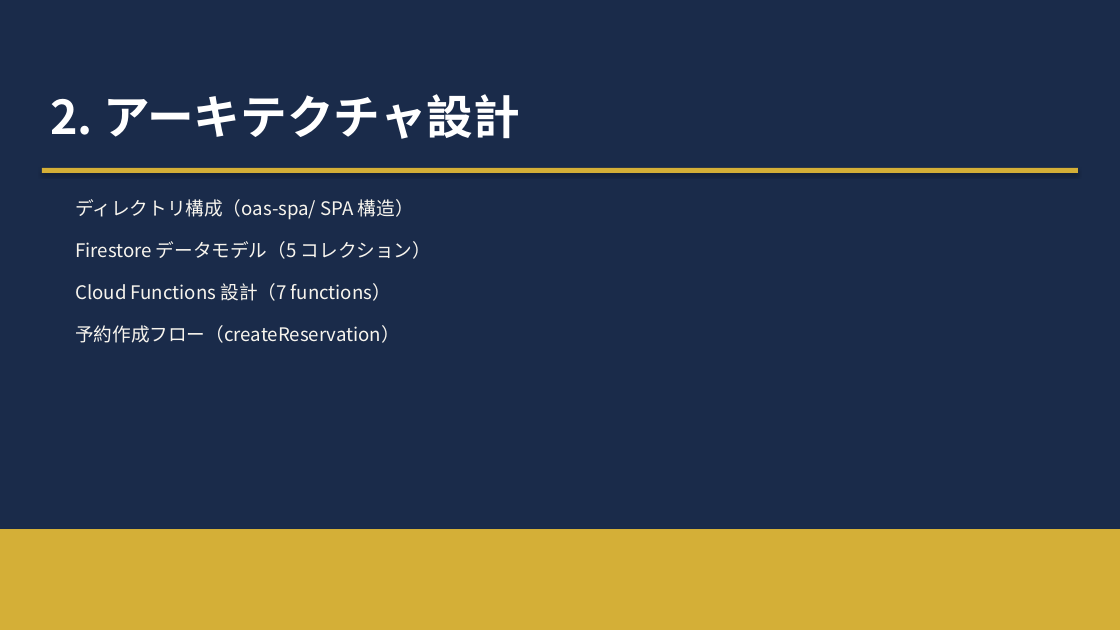
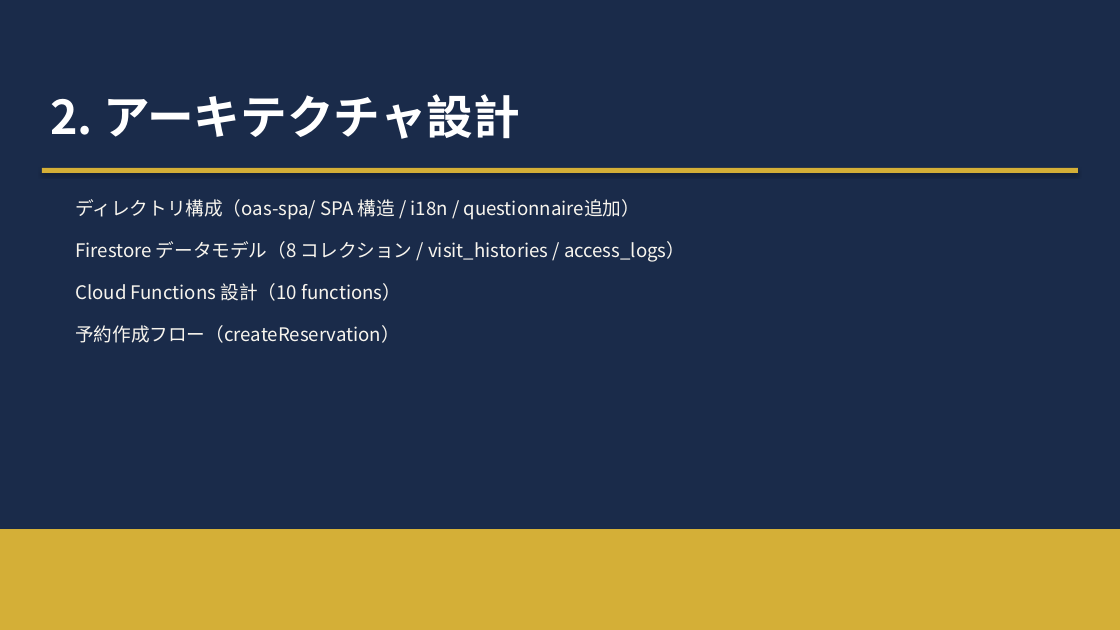
Before and after one commit to Kojinius/fukumoto-reservation, a slide deck: slide 6 of documents/specs/OnlineAppointSystem_詳細設計書.pptx. Drawn at 1120x630 pixels with LibreOffice and Linux fonts; fonts in the diff are those of the drawing. Boxes give left, top, right and bottom in pixels: in the first picture for what was removed or moved away, otherwise in the second. Text is boxed around its words. In the diff, an @@ line names an element or a change of style, - is before the commit and + after.

```diff
--- a/documents/specs/OnlineAppointSystem_詳細設計書.pptx
+++ b/documents/specs/OnlineAppointSystem_詳細設計書.pptx
@@ text at (x1=75, y1=199, x2=639, y2=220): text changed @@
-ディレクトリ構成（oas-spa/ SPA 構造）
+ディレクトリ構成（oas-spa/ SPA 構造 / i18n / questionnaire追加）
@@ text at (x1=75, y1=241, x2=685, y2=262): text changed @@
-Firestore データモデル（5 コレクション）
+Firestore データモデル（8 コレクション / visit_histories / access_logs）
@@ text at (x1=75, y1=283, x2=401, y2=301): text changed @@
-Cloud Functions 設計（7 functions）
+Cloud Functions 設計（10 functions）
```
Also in this commit, not shown: 11 other slides changed, 6 slides added, 47 other files.
